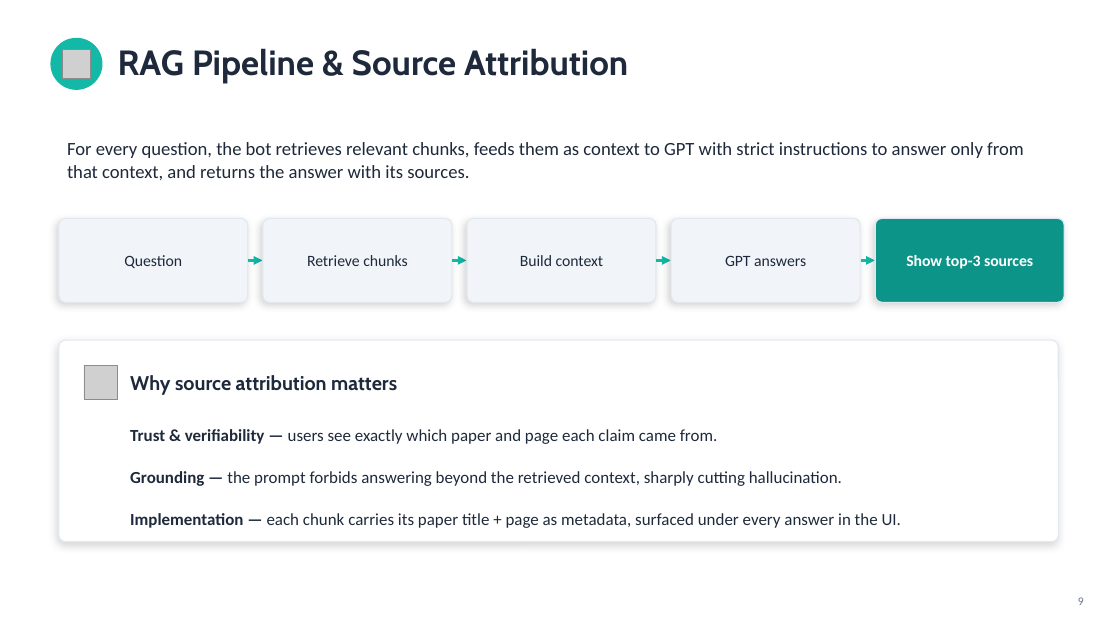
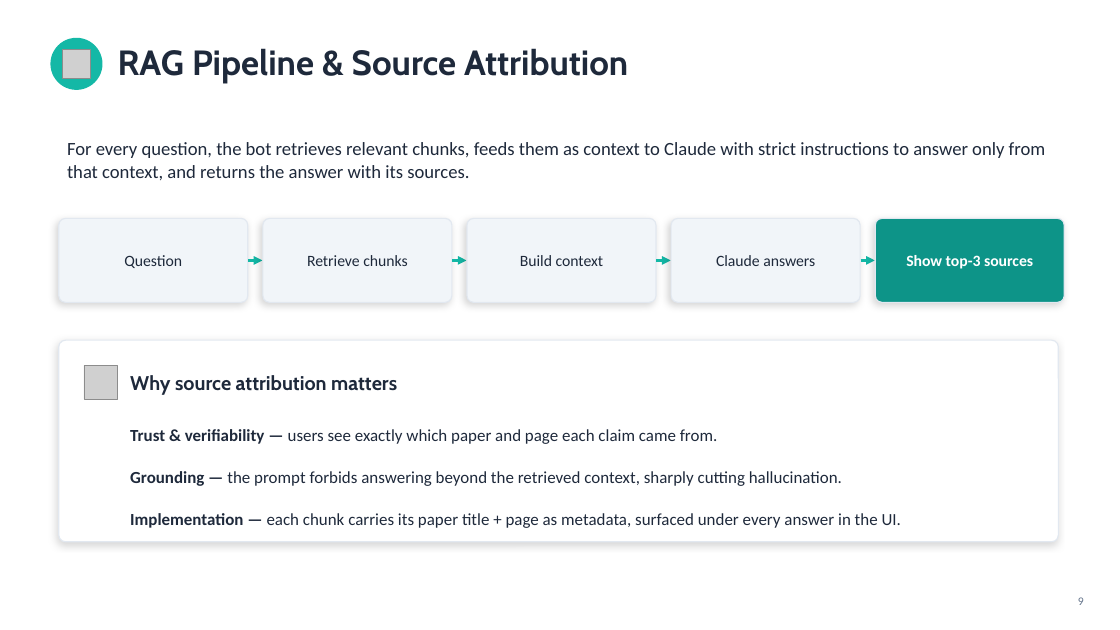
Before and after one commit to JineeshTS/AnalyticsVidhyaCapstone, a slide deck: slide 9 of Capstone_Research_Paper_Answer_Bot.pptx. Drawn at 1120x630 pixels with LibreOffice and Linux fonts; fonts in the diff are those of the drawing; grey boxes stand for pictures. Boxes give left, top, right and bottom in pixels: in the first picture for what was removed or moved away, otherwise in the second. Text is boxed around its words. In the diff, an @@ line names an element or a change of style, - is before the commit and + after.

```diff
--- a/Capstone_Research_Paper_Answer_Bot.pptx
+++ b/Capstone_Research_Paper_Answer_Bot.pptx
@@ text at (x1=67, y1=142, x2=1046, y2=180): text changed @@
-For every question, the bot retrieves relevant chunks, feeds them as context to GPT with strict instructions to answer only from that context, and returns the answer with its sources.
+For every question, the bot retrieves relevant chunks, feeds them as context to Claude with strict instructions to answer only from that context, and returns the answer with its sources.
@@ text at (x1=716, y1=255, x2=815, y2=266): text changed @@
-GPT answers
+Claude answers
```
Also in this commit, not shown: 5 other slides changed, 4 slides added.
